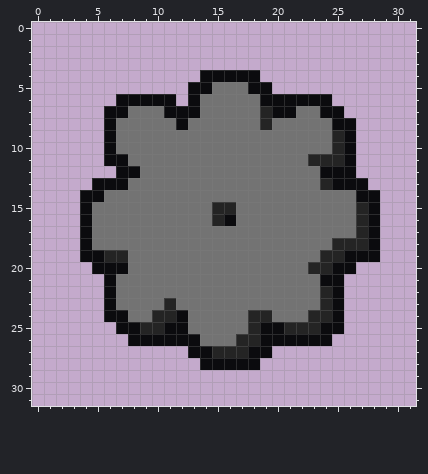
Pixel-art sprite: src/data/icon.png. Above is the file before it was changed.
The file is 128x128 pixels, drawn in blocks of 4x4; one block is one cell here.
After the commit:
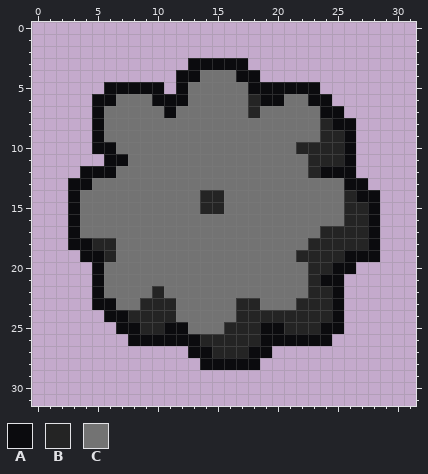
Palette (. is transparent): A #0b0b0e  B #242424  C #737373
The author wrote: center the icon + some other front-end work (mainly starting on the starting page)
Changes in this commit:
y 3: x 13..17 ..... -> AAAAA
y 4: x 12..16 ..AAA -> AACCC
y 5: x 6..10 ..... -> AAAAA; x 12..14 .AA -> ACC; x 20..23 .... -> AAAA
y 6: x 5..9 ..AAA -> AACCC; x 12..13 .A -> AC; x 18 C -> B; x 21..22 AA -> CC
y 7: x 5..7 .AA -> ACC; x 12..13 AA -> CC; x 18..21 CBAA -> BCCC
y 8: x 5..6 .A -> AC; x 12 A -> C; x 19 B -> C; x 24 C -> B
y 9: x 5..6 .A -> AC; x 24 C -> B
y 10: x 5 . -> A; x 22..24 CCC -> BBB
y 12: x 4..8 ...AA -> AAACC; x 23 C -> B
y 13: x 3..7 ..AAA -> AACCC; x 24..25 BA -> CC
y 14: x 3..5 .AA -> ACC; x 14..15 CC -> BB; x 26 C -> B
y 15: x 3..4 .A -> AC; x 14 C -> B; x 16 B -> C; x 26 C -> B
y 16: x 3..4 .A -> AC; x 15..16 BA -> CC; x 26 C -> B
y 17: x 3..4 .A -> AC; x 24..26 CCC -> BBB
y 18: x 3 . -> A; x 5..6 CC -> BB; x 23..24 CC -> BB
y 19: x 7 B -> C; x 22..23 CC -> BB
y 20: x 6..7 AA -> CC
y 21: x 5..6 .A -> AC; x 23 C -> B
y 22: x 5..6 .A -> AC; x 10 C -> B; x 23 C -> B
y 23: x 5 . -> A; x 9..10 CC -> BB; x 17..18 CC -> BB; x 22..23 CC -> BB
y 24: x 8..9 CC -> BB; x 12 A -> C; x 17 C -> B; x 20..22 CCC -> BBB
y 25: x 16..17 CC -> BB
y 26: x 14..16 CCC -> BBB
Pixel boxes of the changes (left, top, right, bottom) in both pictures:
changed: (68, 58, 356, 346)
